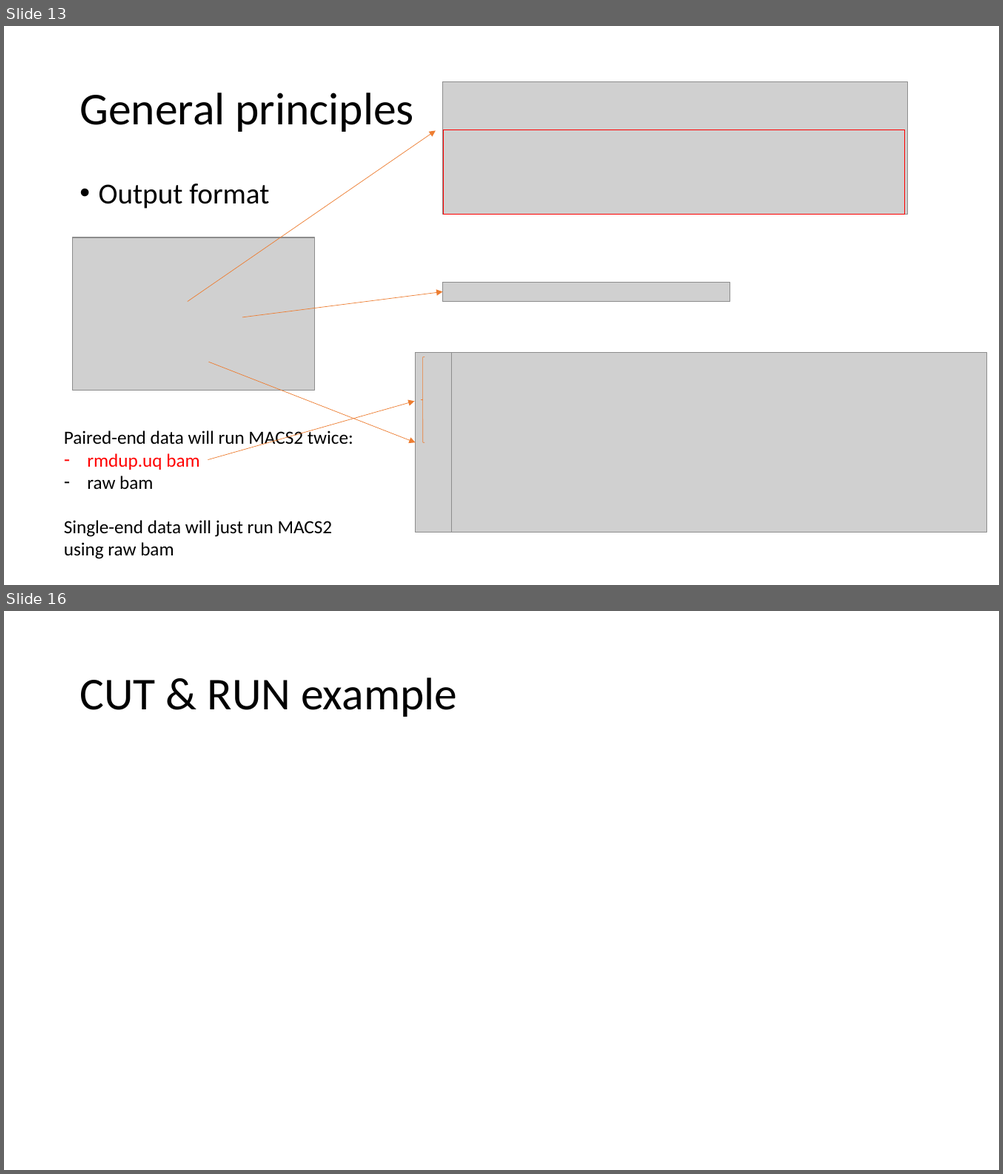
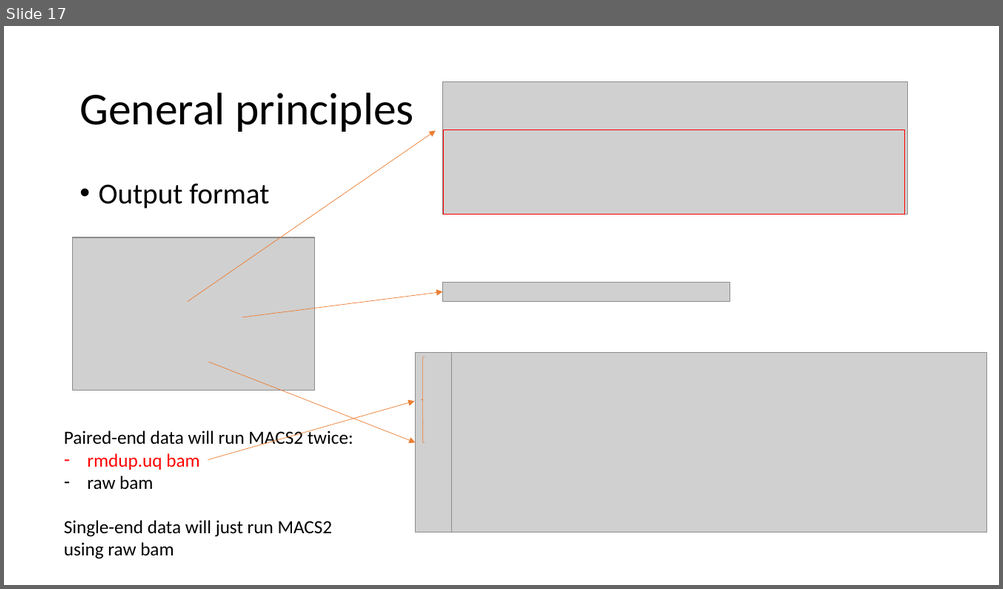
Before and after one commit to YichaoOU/HemTools, a slide deck: HemTools Tutorial.pptx. Shown one above the other, each under a label of ours: slides 13 and 16 before the commit, slide 17 after it; the slides between them are not shown. The pictures are 1003x1174 and 1003x589 pixels, drawn with LibreOffice and Linux fonts; fonts in the diff are those of the drawing; grey boxes stand for pictures. Boxes give left, top, right and bottom in pixels: in the first picture for what was removed or moved away, otherwise in the second. Text is boxed around its words. In the diff, an @@ line names an element or a change of style, - is before the commit and + after.

```diff
--- a/HemTools Tutorial.pptx
+++ b/HemTools Tutorial.pptx
@@ slide 16 removed at [4, 611, 999, 1170], background #FFFFFF @@
@@ title removed at [79, 678, 457, 717] @@
-CUT & RUN example
@@ what was slide 13 is now slide 17 @@
```
Also in this commit, not shown: 4 slides changed, 4 slides added, 1 other file.
